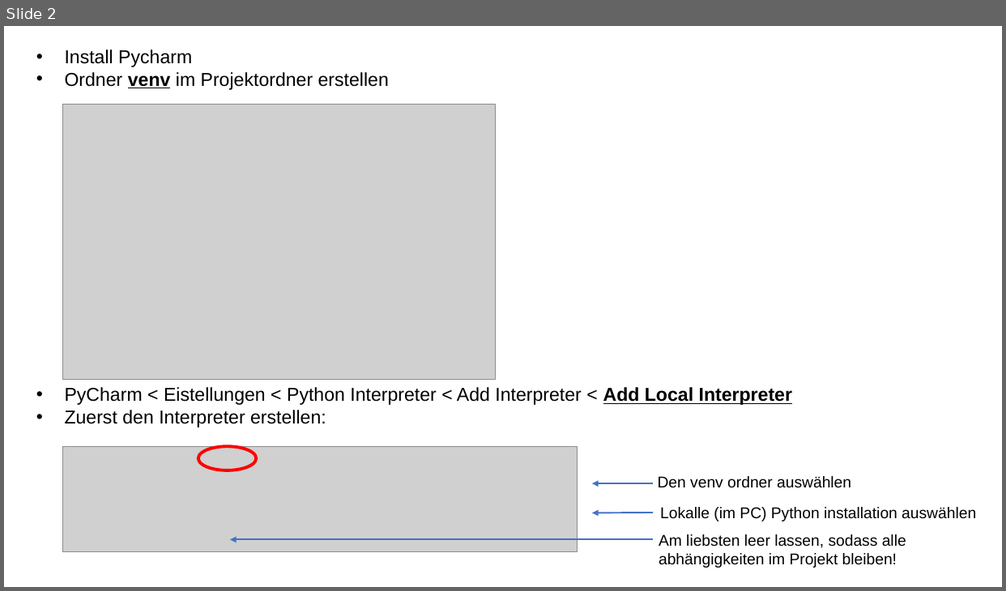
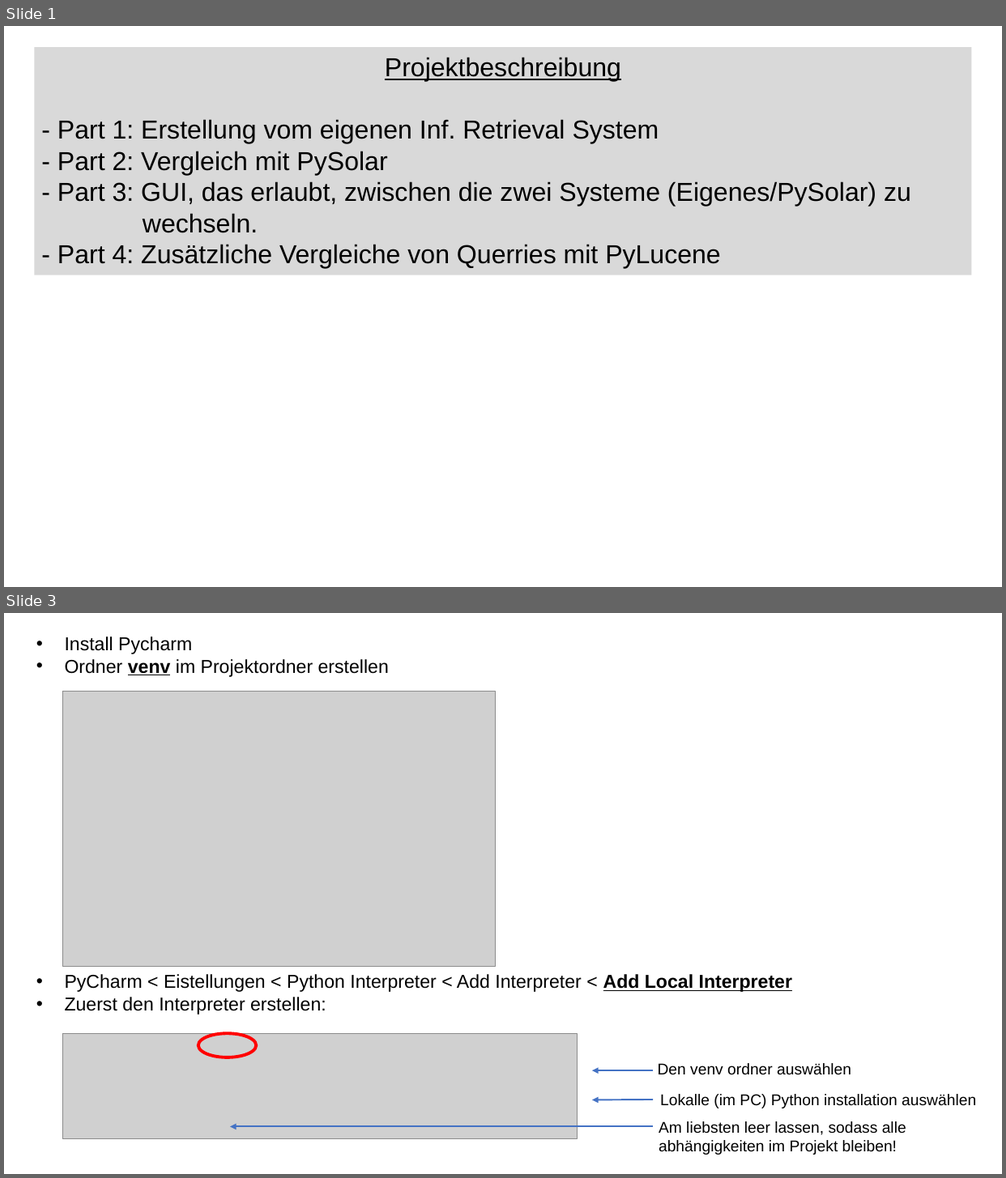
Before and after one commit to TheofanisTsiantas/CAS_IE_InformationRetrieval, a slide deck: Installation_SetUp.pptx. Shown one above the other, each under a label of ours: slide 2 before the commit, slides 1 and 3 after it; the slides between them are not shown. The pictures are 1006x591 and 1006x1178 pixels, drawn with LibreOffice and Linux fonts; fonts in the diff are those of the drawing; grey boxes stand for pictures. Boxes give left, top, right and bottom in pixels: in the first picture for what was removed or moved away, otherwise in the second. Text is boxed around its words. In the diff, an @@ line names an element or a change of style, - is before the commit and + after.

```diff
--- a/Installation_SetUp.pptx
+++ b/Installation_SetUp.pptx
@@ slide 1 added at (x1=4, y1=26, x2=1002, y2=587), background #FFFFFF @@
@@ rectangle added at (x1=34, y1=47, x2=971, y2=275), fill #D9D9D9, 25 pt, text #000000 @@
+Projektbeschreibung
+- Part 1: Erstellung vom eigenen Inf. Retrieval System
+- Part 2: Vergleich mit PySolar
+- Part 3: GUI, das erlaubt, zwischen die zwei Systeme (Eigenes/PySolar) zu
+wechseln.
+- Part 4: Zusätzliche Vergleiche von Querries mit PyLucene
@@ what was slide 2 is now slide 3 @@
```
Also in this commit, not shown: 3 slides changed, 1 other slide added, 1 slide removed, 15 other files.
